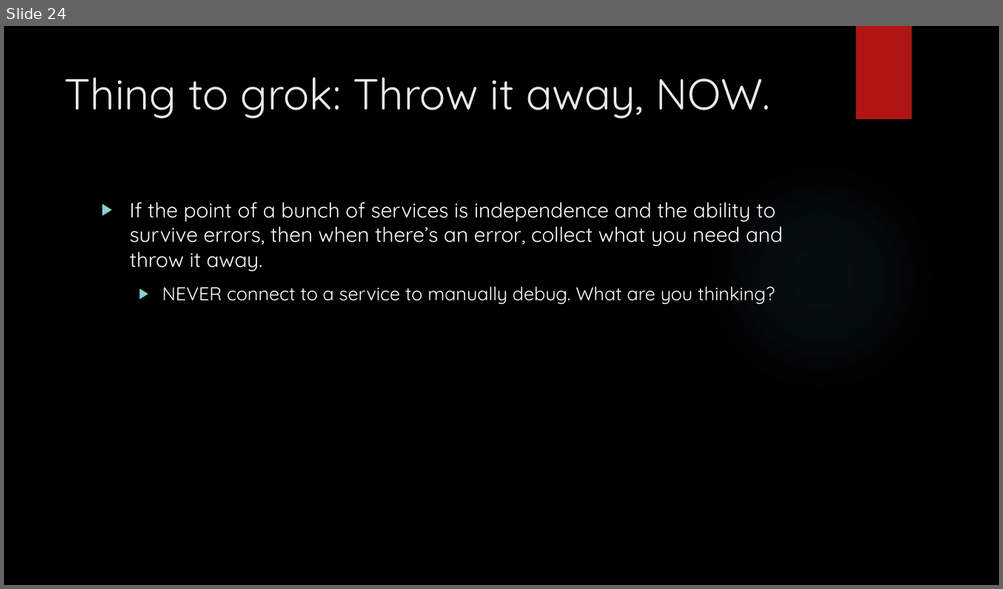
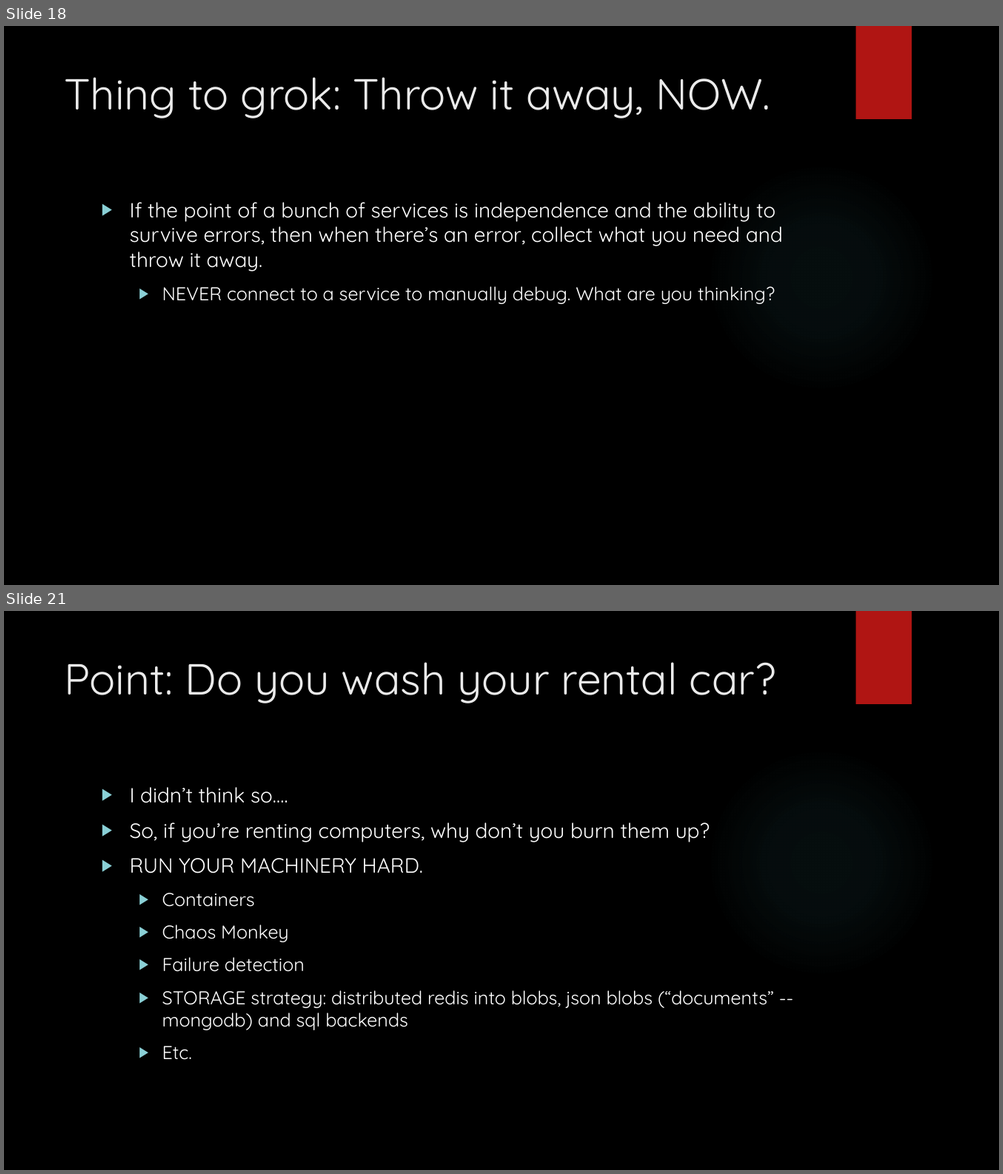
Before and after one commit to arif-aigonix/leap2015, a slide deck: Microservices Overview.pptx. Shown one above the other, each under a label of ours: slide 24 before the commit, slides 18 and 21 after it; the slides between them are not shown. The pictures are 1003x589 and 1003x1174 pixels, drawn with LibreOffice and Linux fonts; fonts in the diff are those of the drawing; background and template pictures are left out. Boxes give left, top, right and bottom in pixels: in the first picture for what was removed or moved away, otherwise in the second. Text is boxed around its words. In the diff, an @@ line names an element or a change of style, - is before the commit and + after.

```diff
--- a/Microservices Overview.pptx
+++ b/Microservices Overview.pptx
@@ slide 21 added at bbox=[4, 611, 999, 1170], background picture (left out); not listed: 2 template elements that a slide beside it also shows @@
@@ title added at bbox=[64, 662, 776, 703], 42 pt, text #EBEBEB @@
+Point: Do you wash your rental car?
@@ text added at bbox=[130, 787, 774, 1060], 18 pt, text #FFFFFF @@
+▶ I didn’t think so….
+▶ So, if you’re renting computers, why don’t you burn them up?
+▶ RUN YOUR MACHINERY HARD.
+  ▶ Containers
+  ▶ Chaos Monkey
+  ▶ Failure detection
+  ▶ STORAGE strategy: distributed redis into blobs, json blobs (“documents” -- mongodb) and sql backends
+  ▶ Etc.
@@ what was slide 24 is now slide 18 @@
```
Also in this commit, not shown: 1 slide changed, 11 other slides added, 1 slide removed, 4 other files.
